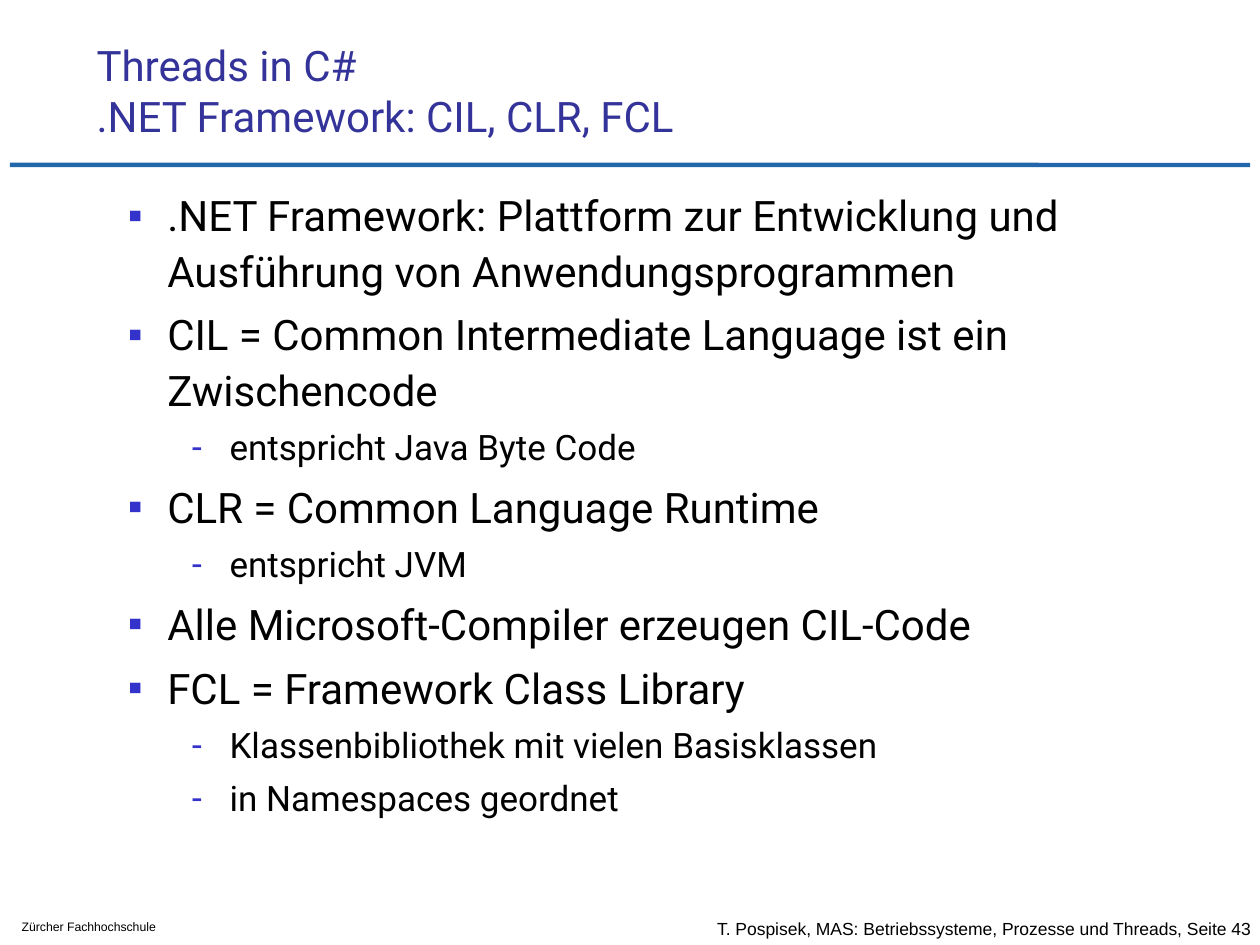
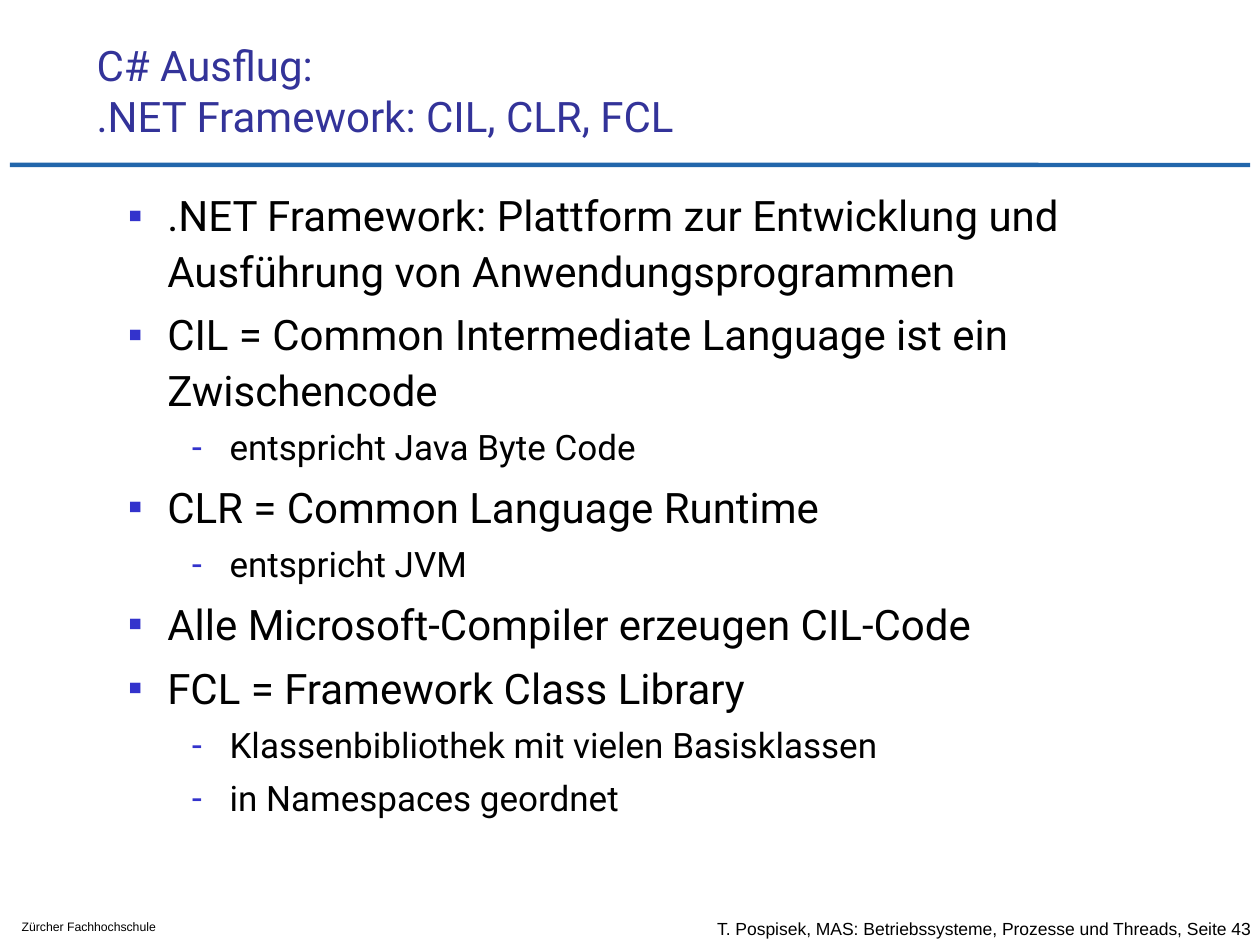
Before and after one commit to tpo/betriebssysteme, a slide deck: slide 43 of 05-2_Prozesse_und_Threads.odp. Drawn at 1260x945 pixels with LibreOffice and Linux fonts; fonts in the diff are those of the drawing; background and template pictures are left out. Boxes give left, top, right and bottom in pixels: in the first picture for what was removed or moved away, otherwise in the second. Text is boxed around its words. In the diff, an @@ line names an element or a change of style, - is before the commit and + after.

Commit message:
Threads in C# abgetrennt und nach optional/ verschoben
Der Grund ist, dass Threads in C# praktisch gleich funktionieren wie in
Java. Somit ist das ziemlich redundant. -> verschlanken

```diff
--- a/05-2_Prozesse_und_Threads.odp
+++ b/05-2_Prozesse_und_Threads.odp
@@ title at bbox=[97, 49, 673, 138]: text changed @@
-Threads in C#
-.NET Framework: CIL, CLR, FCL
+C# Ausflug:
+.NET Framework: CIL, CLR, FCL
```
Also in this commit, not shown: 2 other slides changed, 1 slide added, 4 slides removed, 3 other files.
